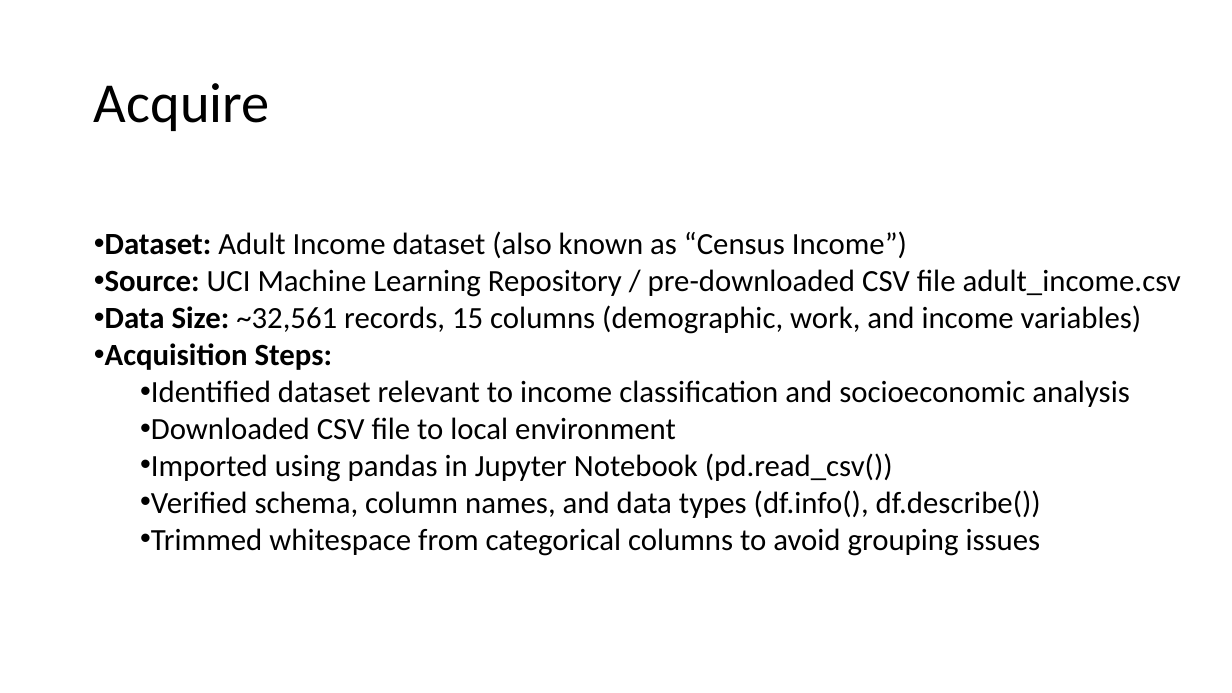
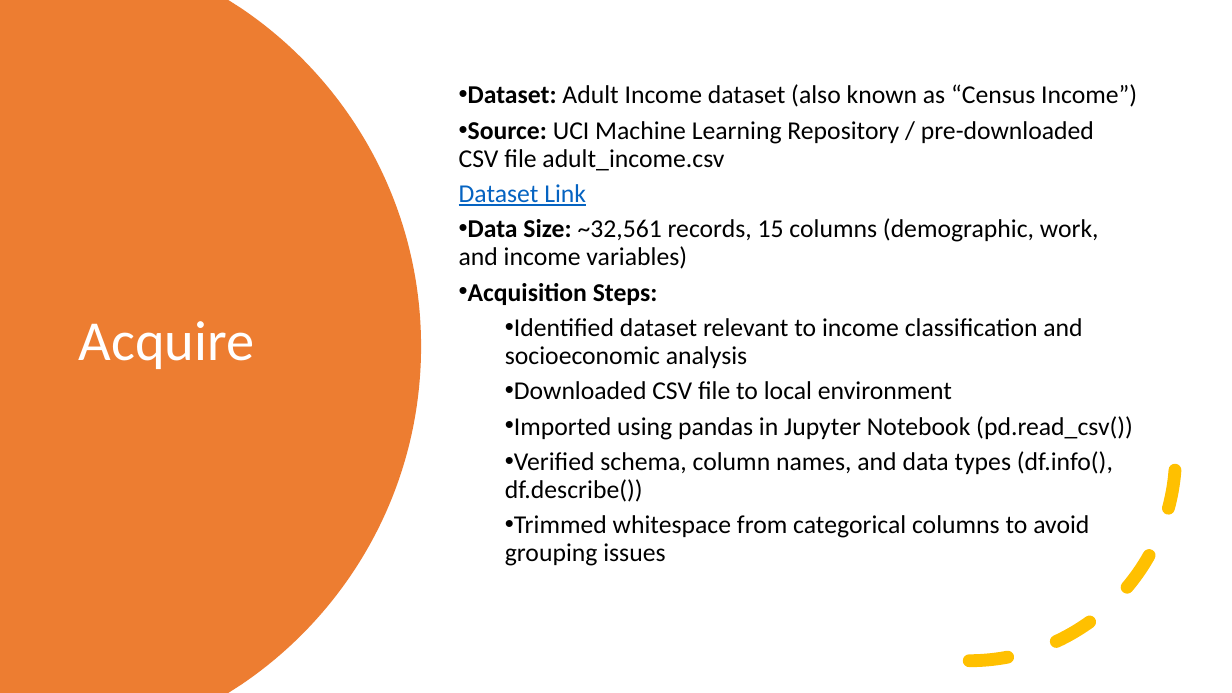
Before and after one commit to jpadwor1/ANA500, a slide deck: slide 4 of ANA500_Micro-Project_1.pptx. Drawn at 1232x693 pixels with LibreOffice and Linux fonts; fonts in the diff are those of the drawing. Boxes give left, top, right and bottom in pixels: in the first picture for what was removed or moved away, otherwise in the second. Text is boxed around its words. In the diff, an @@ line names an element or a change of style, - is before the commit and + after.

```diff
--- a/ANA500_Micro-Project_1.pptx
+++ b/ANA500_Micro-Project_1.pptx
@@ freeform shape added at (0, 0, 421, 693), fill #ED7D31 @@
@@ text "Dataset: Adult Income dataset (also ...": place and size @@
-text "Dataset: Adult Income dataset (also ..." at (105, 231, 1181, 556)
+text "Dataset: Adult Income dataset (also ..." at (459, 84, 1137, 566)
@@ text at (459, 84, 1137, 566): size 24 to 20 pt; line spacing 1 to 0.9; more space between paragraphs @@
@@ title "Acquire": place and size @@
-title "Acquire" at (94, 83, 270, 131)
+title "Acquire" at (79, 321, 255, 369)
@@ title "Acquire" at (79, 321, 255, 369): text colour #000000 to #FFFFFF @@
@@ text at (459, 184, 586, 206): paragraph added @@
+Dataset Link
@@ arc (boxed as its full ellipse) added at (763, 249, 1177, 662), outline #FFC000 10 pt dashed @@
```
Also in this commit, not shown: 4 other slides changed, 4 slides added, 2 slides removed, 4 other files.
